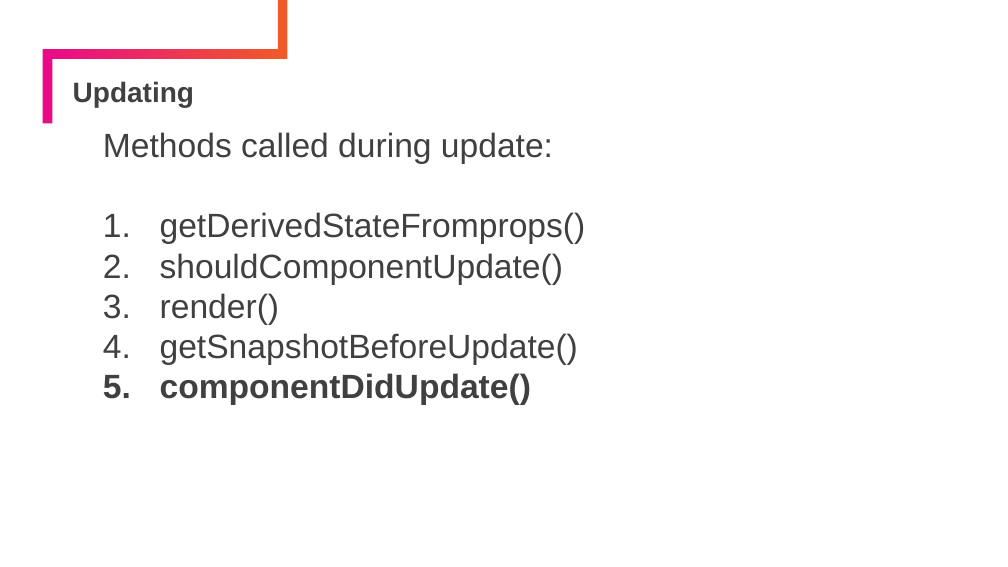
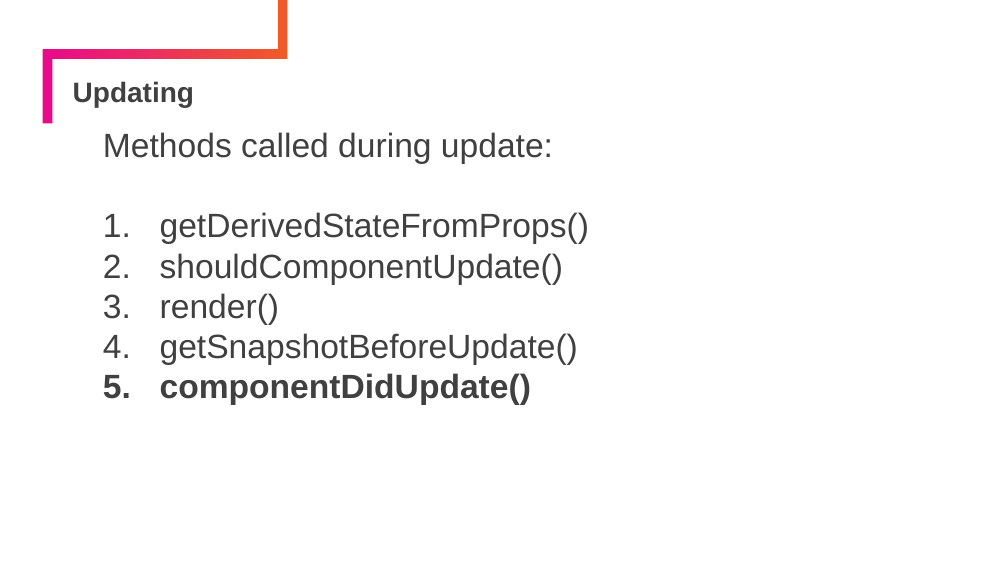
Before and after one commit to timmkellogg/ntrs-react-fundamentals, a slide deck: slide 8 of day-3/slides/ppt/React Component Lifecycle.pptx. Drawn at 1008x567 pixels with LibreOffice and Linux fonts; fonts in the diff are those of the drawing. Boxes give left, top, right and bottom in pixels: in the first picture for what was removed or moved away, otherwise in the second. Text is boxed around its words. In the diff, an @@ line names an element or a change of style, - is before the commit and + after.

Commit message:
update slide typo

```diff
--- a/day-3/slides/ppt/React Component Lifecycle.pptx
+++ b/day-3/slides/ppt/React Component Lifecycle.pptx
@@ subtitle at bbox=[160, 212, 589, 244]: text changed @@
-1. getDerivedStateFromprops()
+1. getDerivedStateFromProps()
```
Also in this commit, not shown: 1 other slide changed, 1 other file.
